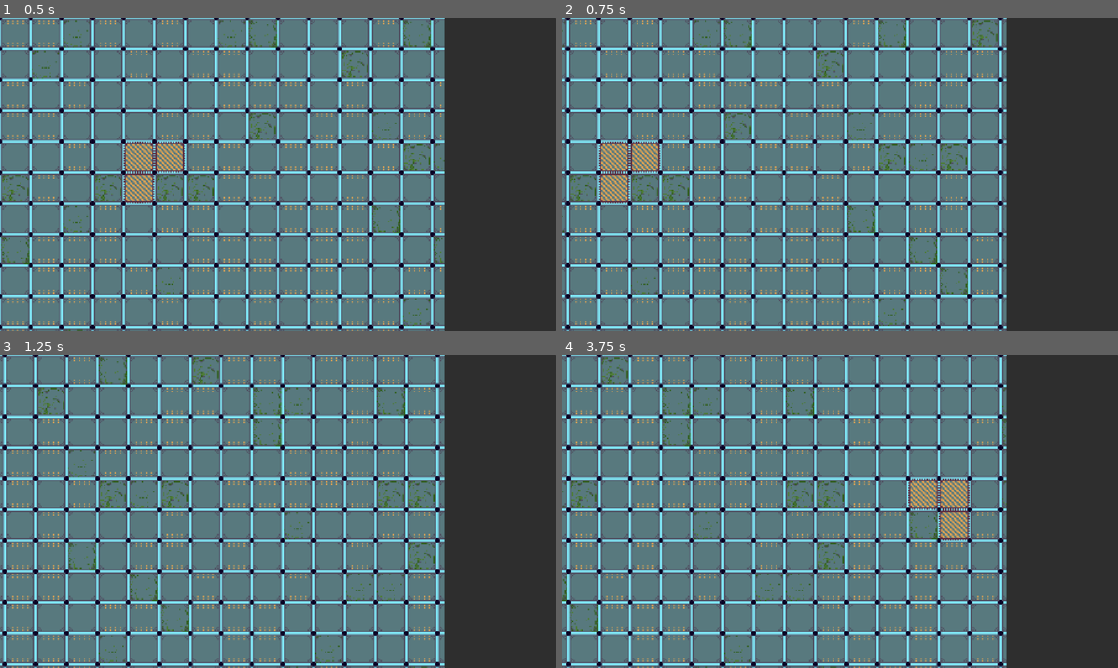
Above: before the commit, frames 1-4 (two rows, left to right).
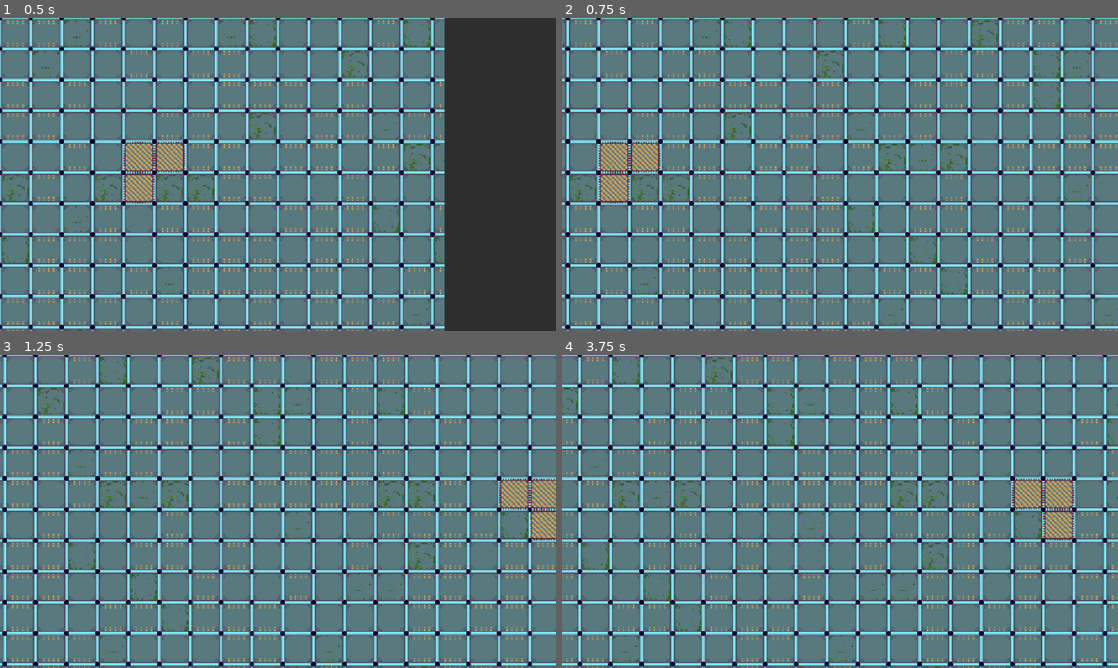
Above: after the commit, the same moments.

Repository: EwanCz/Promptorio
Game: Godot game, scene res://scenes/main.tscn
The game is run twice, just before and just after one commit, with the same random seed, the same clock (stepped at 60 frames per second) and the same inputs.
Inputs (mouse positions are in pixels of both pictures, inside the frame that each line leads up to):
- Up to frame 1 (0.5 s): no input
- Up to frame 2 (0.75 s): tap Enter at 0.5 s; move the mouse to (962, 158) at 0.52 s; hold Right (ui_right) from 0.53 s (still down); hold E (toggle_bar, bound only after the commit) from 0.53 s (still down); click (962, 158) at 0.67 s
- Up to frame 3 (1.25 s): keep holding Right (ui_right); keep holding E (toggle_bar, bound only after the commit)
- Up to frame 4 (3.75 s): release Right (ui_right) at 1.25 s; release E (toggle_bar, bound only after the commit) at 1.25 s; drag from (728, 527) to (812, 574) at 1.27 s; tap Space at 2 s; move the mouse to (895, 442) at 2.02 s; hold Right (ui_right) 2.03-2.75 s; hold E (toggle_bar, bound only after the commit) 2.03-2.75 s; drag from (812, 574) to (673, 464) at 2.77 s; tap Enter at 3.5 s; move the mouse to (1006, 558) at 3.52 s; hold Left (ui_left) from 3.53 s (still down); hold E (toggle_bar, bound only after the commit) from 3.53 s (still down)

Frame 1 is identical in both runs. In frame 2, 20% of the frame differs, in the area x 79-100%, y 0-100%; in frame 3, 20%; in frame 4, 51%, in the area x 0-100%, y 0-100%.

Commit message:
feat(ui): implement toggle functionality for the Bar; add input mapping and tests

Diff:
--- a/project.godot
+++ b/project.godot
@@ -27,6 +27,14 @@
 window/stretch/mode="canvas_items"
 window/stretch/aspect="expand"
 
+[input]
+
+toggle_bar={
+"deadzone": 0.2,
+"events": [Object(InputEventKey,"resource_local_to_scene":false,"resource_name":"","device":-1,"window_id":0,"alt_pressed":false,"shift_pressed":false,"ctrl_pressed":false,"meta_pressed":false,"pressed":false,"keycode":0,"physical_keycode":69,"key_label":0,"unicode":101,"location":0,"echo":false,"script":null)
+]
+}
+
 [physics]
 
 3d/physics_engine="Jolt Physics"
--- a/scenes/main.tscn
+++ b/scenes/main.tscn
@@ -3,8 +3,10 @@
 [ext_resource type="TileSet" path="res://data/tilesets/factory_tileset.tres" id="1_tileset"]
 [ext_resource type="Script" path="res://scripts/world/grid_map_2d.gd" id="2_grid"]
 [ext_resource type="Script" path="res://scripts/world/camera.gd" id="3_camera"]
+[ext_resource type="Script" path="res://scripts/ui/main.gd" id="4_main"]
 
 [node name="Main" type="Node"]
+script = ExtResource("4_main")
 
 [node name="Game" type="HBoxContainer" parent="."]
 anchors_preset = 15
@@ -38,6 +40,7 @@
 script = ExtResource("3_camera")
 
 [node name="Bar" type="PanelContainer" parent="Game"]
+unique_name_in_owner = true
 layout_mode = 2
 size_flags_horizontal = 3
 size_flags_stretch_ratio = 1.0
--- /dev/null
+++ b/scripts/ui/main.gd
@@ -0,0 +1,10 @@
+extends Node
+## Root script: toggles the Bar with the `toggle_bar` action.
+
+@onready var _bar: Control = %Bar
+
+
+func _unhandled_input(event: InputEvent) -> void:
+	if event.is_action_pressed("toggle_bar"):
+		_bar.visible = not _bar.visible
+		get_viewport().set_input_as_handled()
--- a/tests/test_main_scene.gd
+++ b/tests/test_main_scene.gd
@@ -12,3 +12,18 @@
 	var bar: Control = main.get_node("Game/Bar")
 	check_eq(factory.size_flags_stretch_ratio / bar.size_flags_stretch_ratio, 4.0, "factory:bar is 80:20")
 	main.free()
+
+
+func test_toggle_bar_action() -> void:
+	check(InputMap.has_action("toggle_bar"), "toggle_bar action exists")
+	var main: Node = load("res://scenes/main.tscn").instantiate()
+	var bar: Control = main.get_node("Game/Bar")
+	var press: InputEventAction = InputEventAction.new()
+	press.action = "toggle_bar"
+	press.pressed = true
+	(Engine.get_main_loop() as SceneTree).root.add_child(main)
+	main._unhandled_input(press)
+	check(not bar.visible, "action hides the bar")
+	main._unhandled_input(press)
+	check(bar.visible, "action shows the bar again")
+	main.free()
Not shown, added: scripts/ui/main.gd.uid
